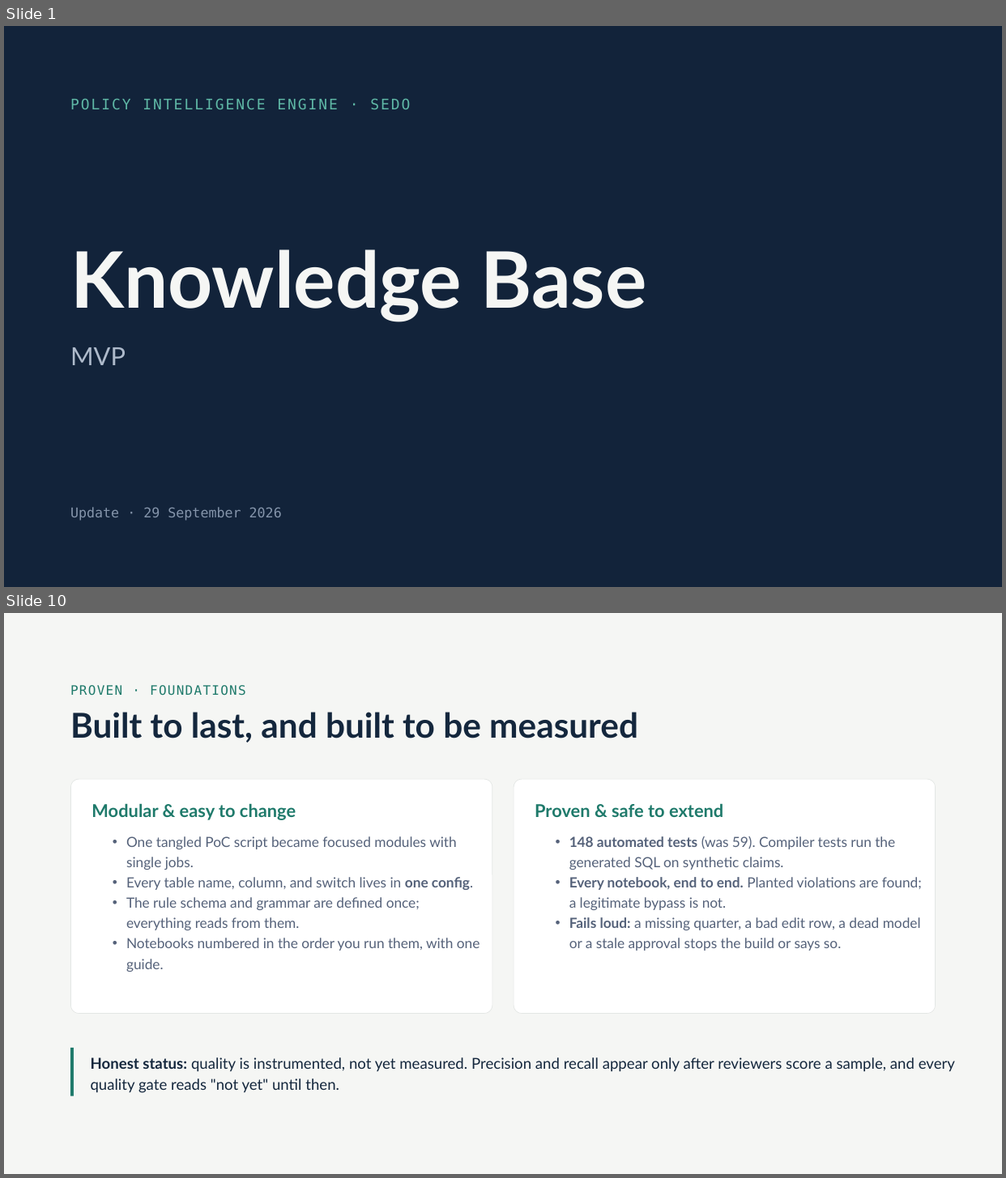
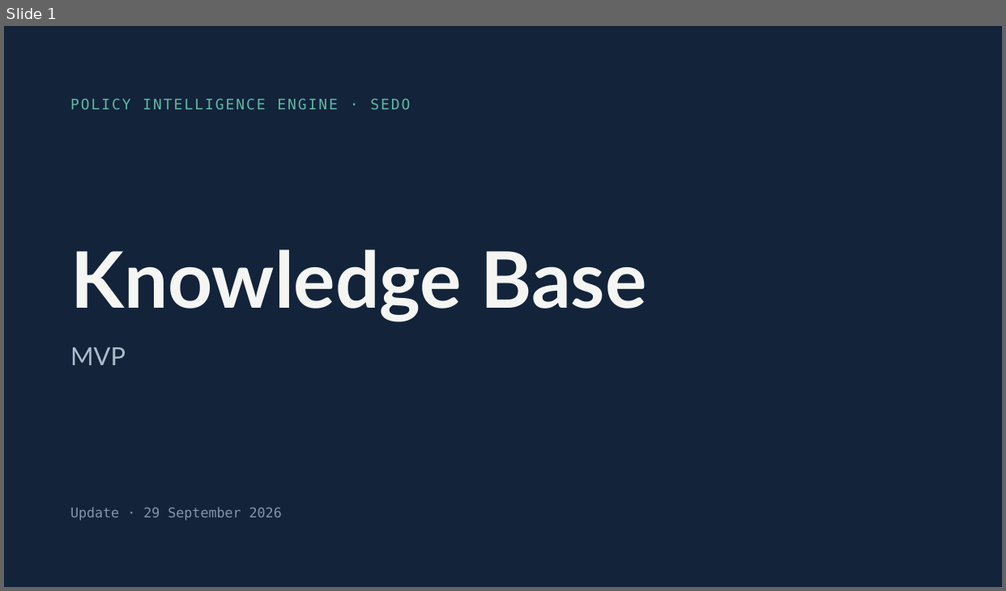
Before and after one commit to Sedozan/policy_intelligence, a slide deck: Knowledge Base MVP.pptx. Shown one above the other, each under a label of ours: slides 1 and 10 before the commit, slide 1 after it; the slides between them are not shown. The pictures are 1006x1178 and 1006x591 pixels, drawn with LibreOffice and Linux fonts; fonts in the diff are those of the drawing. Boxes give left, top, right and bottom in pixels: in the first picture for what was removed or moved away, otherwise in the second. Text is boxed around its words. In the diff, an @@ line names an element or a change of style, - is before the commit and + after.

```diff
--- a/Knowledge Base MVP.pptx
+++ b/Knowledge Base MVP.pptx
@@ slide 10 removed at [4, 613, 1002, 1174], background #F5F6F4 @@
@@ text removed at [70, 685, 246, 696] @@
-PROVEN · FOUNDATIONS
@@ text removed at [70, 712, 638, 743] @@
-Built to last, and built to be measured
@@ rounded rectangle removed at [70, 779, 492, 1013] @@
@@ rounded rectangle removed at [513, 779, 936, 1013] @@
@@ text removed at [91, 803, 296, 820] @@
-Modular & easy to change
@@ text removed at [535, 803, 723, 817] @@
-Proven & safe to extend
@@ text removed at [126, 837, 480, 972] @@
-• One tangled PoC script became focused modules with single jobs.
-• Every table name, column, and switch lives in one config.
-• The rule schema and grammar are defined once; everything reads from them.
-• Notebooks numbered in the order you run them, with one guide.
@@ text removed at [569, 837, 922, 951] @@
-• 148 automated tests (was 59). Compiler tests run the generated SQL on synthetic claims.
-• Every notebook, end to end. Planted violations are found; a legitimate bypass is not.
-• Fails loud: a missing quarter, a bad edit row, a dead model or a stale approval stops the build or says so.
@@ line removed from (72, 1048) to (72, 1097) @@
@@ text removed at [91, 1058, 955, 1093] @@
-Honest status: quality is instrumented, not yet measured. Precision and recall appear only after reviewers score a sample, and every quality gate reads "not yet" until then.
```
Also in this commit, not shown: 3 slides changed, 5 slides added, 6 other slides removed.
